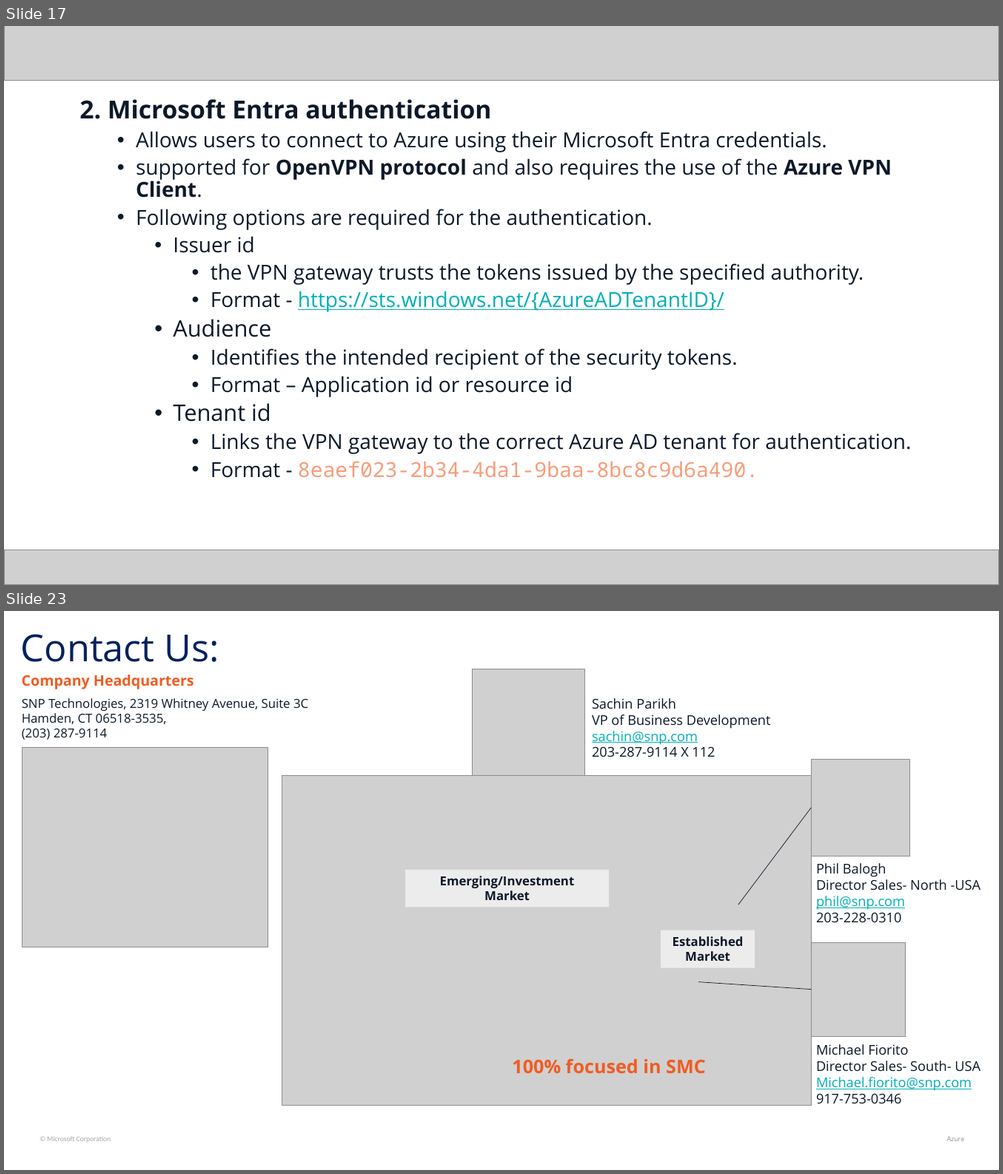
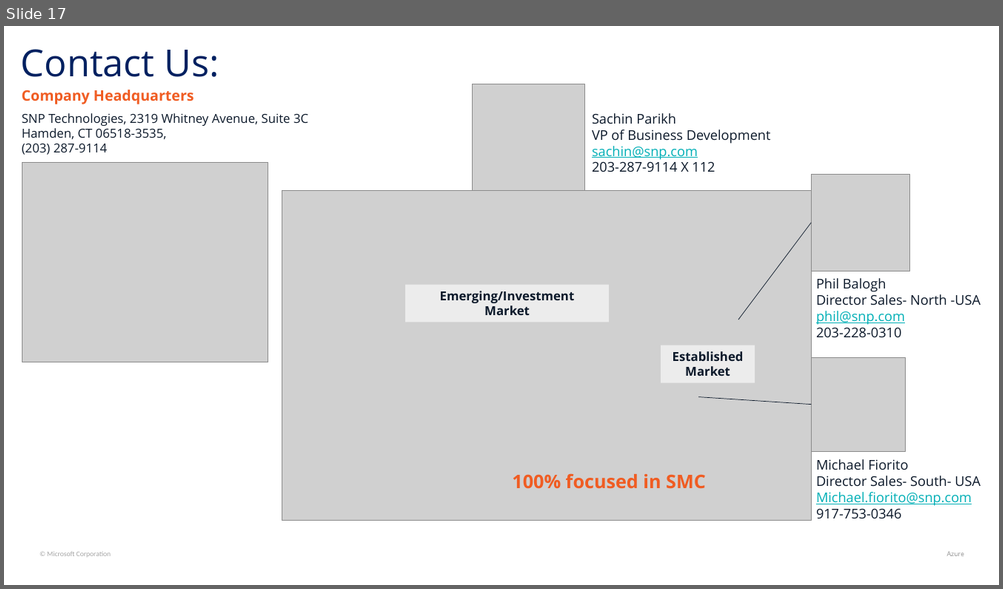
Before and after one commit to Dathasai1234/Personal-Notes, a slide deck: Archive/Presentations/Presentation-2/Virtual Network Gateways.pptx. Shown one above the other, each under a label of ours: slides 17 and 23 before the commit, slide 17 after it; the slides between them are not shown. The pictures are 1003x1174 and 1003x589 pixels, drawn with LibreOffice and Linux fonts; fonts in the diff are those of the drawing; grey boxes stand for pictures. Boxes give left, top, right and bottom in pixels: in the first picture for what was removed or moved away, otherwise in the second. Text is boxed around its words. In the diff, an @@ line names an element or a change of style, - is before the commit and + after.

Commit message:
vault backup: Saturday, 22-06-2024, 10:44 pm
Affected files:
Archive/Presentations/Presentation-2/Virtual Network Gateways.pptx
Security/Sentinel/Logging to Sentinel.md
Security/Sentinel/Presentation - Sentinel Deployment.md
Security/Sentinel/Sentinel - Plural Sight.docx
Security/Sentinel/Sentinel.docx

```diff
--- a/Archive/Presentations/Presentation-2/Virtual Network Gateways.pptx
+++ b/Archive/Presentations/Presentation-2/Virtual Network Gateways.pptx
@@ slide 17 removed at (4, 26, 999, 585), background #FFFFFF @@
@@ picture removed at (4, 26, 999, 81) @@
@@ text removed at (79, 99, 910, 478) @@
-2. Microsoft Entra authentication
-  • Allows users to connect to Azure using their Microsoft Entra credentials.
-  • supported for OpenVPN protocol and also requires the use of the Azure VPN Client.
-  • Following options are required for the authentication.
-    • Issuer id
-      • the VPN gateway trusts the tokens issued by the specified authority.
-      • Format - https://sts.windows.net/{AzureADTenantID}/
-    • Audience
-      • Identifies the intended recipient of the security tokens.
-      • Format – Application id or resource id
-    • Tenant id
-      • Links the VPN gateway to the correct Azure AD tenant for authentication.
-      • Format - 8eaef023-2b34-4da1-9baa-8bc8c9d6a490.
@@ picture removed at (4, 551, 999, 585) @@
@@ what was slide 23 is now slide 17 @@
```
Also in this commit, not shown: 1 slide changed, 12 slides added, 17 other slides removed, 4 other files.
